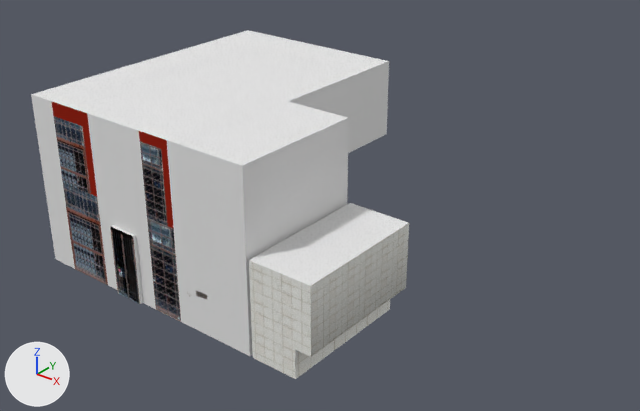
Two versions of the Blender file Assets/Models/Bar/Bar.blend, one commit apart.
Both versions are drawn from a 50 mm lens placed at (42.3, -39.2, 32.8), pointed at (7.4, 4.4, 5.8). Every picture has the same lights, and +X, +Y and +Z are marked at lower left. The first picture is the older version.

Before the edit, the objects in view are built like this:
```python
ob_ceiling01 = bpy.data.objects.new('ceiling01', me_plane_004)
ob_ceiling01.location = (0.0, 0.0, 0.0)
ob_ceilling_2_floor01 = bpy.data.objects.new('ceilling_2 floor01', me_plane_005)
ob_ceilling_2_floor01.location = (0.0, 0.0, 0.0)
ob_ceilling_2_floor02 = bpy.data.objects.new('ceilling_2 floor02', me_plane_012)
ob_ceilling_2_floor02.location = (0.0, 0.0, 0.0)
ob_ceilling_2_floor03 = bpy.data.objects.new('ceilling_2 floor03', me_plane_024)
ob_ceilling_2_floor03.location = (0.0, -9.95, 0.0)
ob_front = bpy.data.objects.new('front', me_plane_013)
ob_front.location = (0.0, 0.0, 0.0)
ob_main_door = bpy.data.objects.new('_Main door', me_plane_007)
ob_main_door.location = (-1.15, -6.23, 2.64)
ob_side_r = bpy.data.objects.new('side_R', me_plane_002)
ob_side_r.location = (0.0, 0.0, 0.0)
# me_plane_012
# before: 0 (5.0, 4.0, 13.0) at pixel (288, 101), 3 (5.0, -6.0, 13.0) at pixel (179, 144), 4 (6.5, -6.0, 13.0) at pixel (197, 150)
```
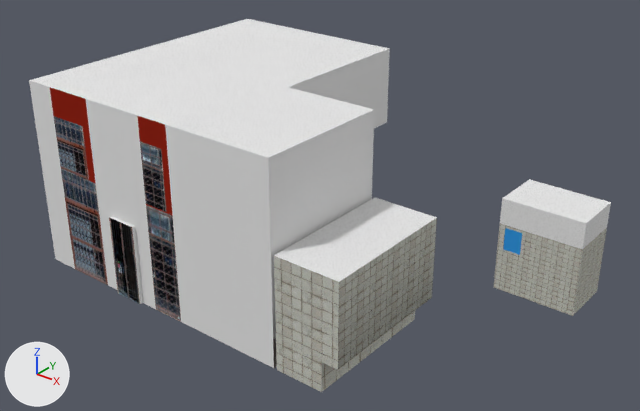
Location of each change, (x1, y1, x2, y2) in pixels of the pictures (640 x 411 px; the box of a moved part takes in the faces that stretch with it):
'front', surface changed, reshaped (11% wider, 9% taller)
    before: (31, 95, 311, 379)
    after: (29, 81, 339, 392)
'side_R', reshaped
    before: (242, 62, 409, 379)
    after: (268, 49, 437, 392)
'ceilling_2 floor03', mesh moved
    before: (31, 62, 288, 144)
    after: (29, 49, 287, 129)
'ceilling_2 floor01', mesh moved
    before: (142, 30, 389, 101)
    after: (142, 19, 390, 87)
'ceiling01', mesh moved
    before: (250, 203, 408, 286)
    after: (274, 197, 437, 282)
'ceilling_2 floor02', reshaped (15% wider, 11% taller)
    before: (180, 101, 348, 165)
    after: (180, 87, 374, 158)
'wall_Side R', added
    after: (494, 198, 586, 316)
'ceilling', added
    after: (503, 179, 611, 223)
'wall_Back', added
    after: (573, 203, 611, 315)
part 1 of me_plane_007, moved or reshaped
    before: (110, 226, 136, 296)
    after: (109, 218, 136, 296)
part 6 of me_plane_002, rebuilt
    before: (242, 118, 349, 356)
    after: (268, 110, 374, 339)
part 7 of me_plane_002, deleted
    before: (295, 223, 409, 379)
part 8 of me_plane_002, moved or reshaped
    before: (289, 62, 389, 153)
    after: (289, 49, 390, 128)
part 9 of me_plane_002, added
    after: (321, 218, 437, 392)
part 10 of me_plane_013, moved or reshaped
    before: (63, 183, 108, 285)
    after: (61, 170, 108, 285)
part 11 of me_plane_013, moved or reshaped
    before: (43, 174, 193, 328)
    after: (41, 162, 193, 328)
part 12 of me_plane_013, moved or reshaped
    before: (31, 95, 241, 352)
    after: (29, 81, 241, 352)
part 13 of me_plane_013, moved or reshaped
    before: (252, 329, 296, 379)
    after: (276, 341, 322, 392)
part 14 of me_plane_013, moved or reshaped
    before: (198, 151, 311, 357)
    after: (197, 135, 339, 370)

What changed in the scene script:
```text
Change mat_ceramic_kitchen:
    mat_ceramic_kitchen.texture: img_ceramic_kitchen_png -> img_floor_tile_256px_png
Change me_plane_007:
    remove me_plane_007.from_pydata(...)  # 4 vertices, 1 face; spans x -1.18..1.18, y 0.0, z -2.64..2.64
    add me_plane_007.from_pydata(...)  # 4 vertices, 1 face; spans x -1.18..1.18, y 0.0, z -2.64..3.32
    me_plane_007 part 1
    me_plane_007.vertices[0].co: (-1.18, 0.0, 2.64) -> (-1.18, 0.0, 3.32)  # pixel (110, 226) -> pixel (109, 217)
    me_plane_007.vertices[1].co: (1.18, 0.0, 2.64) -> (1.18, 0.0, 3.32)  # pixel (133, 236) -> pixel (132, 227)
Change me_plane_004:
    remove me_plane_004.from_pydata(...)  # 4 vertices, 1 face; spans x 10.31..15.02, y -6.0..4.0, z 7.0
    add me_plane_004.from_pydata(...)  # 4 vertices, 1 face; spans x 12.31..17.02, y -6.0..4.0, z 8.0
    me_plane_004 part 2: the whole mesh is moved by (2.0, 0.0, 1.0)
Change me_plane_005:
    remove me_plane_005.from_pydata(...)  # 4 vertices, 1 face; spans x -9.81..4.97, y 3.98..15.93, z 13.0
    add me_plane_005.from_pydata(...)  # 4 vertices, 1 face; spans x -9.81..4.97, y 3.98..15.93, z 14.0
    me_plane_005 part 3: the whole mesh is moved by (0.0, 0.0, 1.0)
Change me_plane_012:
    remove me_plane_012.from_pydata(...)  # 6 vertices, 1 face; spans x -9.7..10.1, y -6.0..4.0, z 13.0
    add me_plane_012.from_pydata(...)  # 6 vertices, 1 face; spans x -9.7..12.1, y -6.0..4.0, z 14.0
    me_plane_012 part 4
    add for i in [0, 3, 4]: me_plane_012.vertices[i].co += Vector((0.0, 0.0, 1.0))
    me_plane_012.vertices[1].co: (10.1, 4.0, 13.0) -> (12.1, 4.0, 14.0)  # pixel (348, 117) -> pixel (374, 109)
    me_plane_012.vertices[2].co: (10.1, -6.0, 13.0) -> (12.1, -6.0, 14.0)  # pixel (242, 165) -> pixel (268, 157)
    other edits to the shape of me_plane_012 do not show in these pictures
Change me_plane_024:
    remove me_plane_024.from_pydata(...)  # 4 vertices, 1 face; spans x -9.81..4.97, y 3.98..13.93, z 13.0
    add me_plane_024.from_pydata(...)  # 4 vertices, 1 face; spans x -9.81..4.97, y 3.98..13.93, z 14.0
    me_plane_024 part 5: the whole mesh is moved by (0.0, 0.0, 1.0)
Change me_plane_002:
    remove me_plane_002.from_pydata(...)  # 34 vertices, 16 faces; spans x 5.0..15.0, y -6.0..15.9, z 0.0..13.0
    add me_plane_002.from_pydata(...)  # 43 vertices, 21 faces; spans x 5.0..17.0, y -6.0..15.9, z 0.0..14.0
    me_plane_002 part 6: the loose piece of 18 vertices spanning x 10.1..10.3, y -6.0..4.0, z 0.0..13.0 is rebuilt with 27 vertices and now spans x 10.0..12.3, y -6.0..4.0, z 0.0..14.0
    me_plane_002 part 7: the loose piece of 8 vertices spanning x 13.8..15.0, y -6.0..4.0, z 0.0..7.0 is deleted
    me_plane_002 part 8: 7 vertices removed from x 5.0, y 4.0..15.9, z 0.0..13.0; 7 vertices added at x 5.0, y 4.0..15.9, z 0.0..14.0
    me_plane_002 part 9: 8 vertices added at x 15.8..17.0, y -6.0..4.0, z 0.0..8.0
Change me_plane_013:
    remove me_plane_013.from_pydata(...)  # 68 vertices, 32 faces; spans x -9.8..15.0, y -6.2..-6.0, z 0.0..13.0
    add me_plane_013.from_pydata(...)  # 68 vertices, 32 faces; spans x -9.8..17.0, y -6.2..-6.0, z 0.0..14.0
    me_plane_013 part 10: the loose piece of 6 vertices spanning x -7.5..-3.7, y -6.0, z 0.0..7.0 is scaled about the mesh origin by (1, 1, 1.14)
    me_plane_013 part 11: 12 of the vertices in x -9.8..5.0, y -6.2..-6.0, z 5.3 are moved by (0.0, 0.0, 0.7)
    me_plane_013 part 12: 24 of the vertices in x -9.8..9.2, y -6.0, z 7.0..13.0 are moved by (0.0, 0.0, 1.0)
    me_plane_013 part 13: all 6 vertices in x 10.1..15.0, y -6.0, z 0.0..2.2 are moved by (2.0, 0.0, 0.0)
    me_plane_013 part 14: all 4 vertices in x 10.1..15.0, y -6.0, z 7.0..13.0 are moved by (2.0, 0.0, 1.0)
Add ob_wall_side_r:
    ob_wall_side_r = bpy.data.objects.new('wall_Side R', me_cube_008)  # 23 vertices, 15 faces; spans x -3.0..3.0, y 0.0..0.02, z -4.04..2.96; in mat_ceilling_white (picture img_white_256px_png), mat_ceramic_kitchen (picture img_floor_tile_256px_png), mat_mirror (blue #2698e7)
    ob_wall_side_r.location = (20.91, 11.0, 4.04)
Add ob_wall_back:
    ob_wall_back = bpy.data.objects.new('wall_Back', me_cube_007)  # 6 vertices, 2 faces; spans x 0.0, y -2.0..2.0, z -4.04..2.96; in mat_ceilling_white (picture img_white_256px_png), mat_ceramic_kitchen (picture img_floor_tile_256px_png)
    ob_wall_back.location = (23.91, 13.0, 4.04)
Add ob_ceilling:
    ob_ceilling = bpy.data.objects.new('ceilling', me_cube_004)  # 6 vertices, 1 face; spans x -2.0..4.0, y -2.0..2.0, z 0.0; in mat_ceilling_white (picture img_white_256px_png)
    ob_ceilling.location = (19.91, 13.0, 7.0)
```
